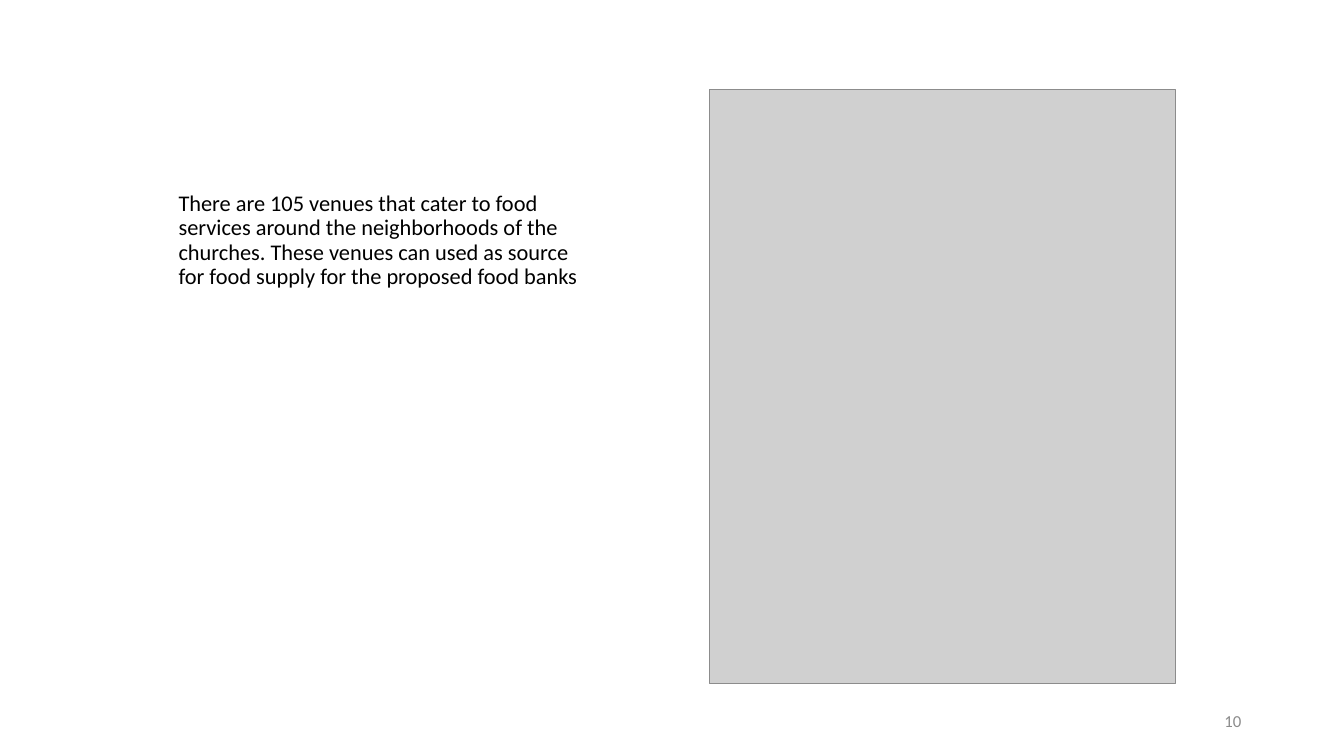
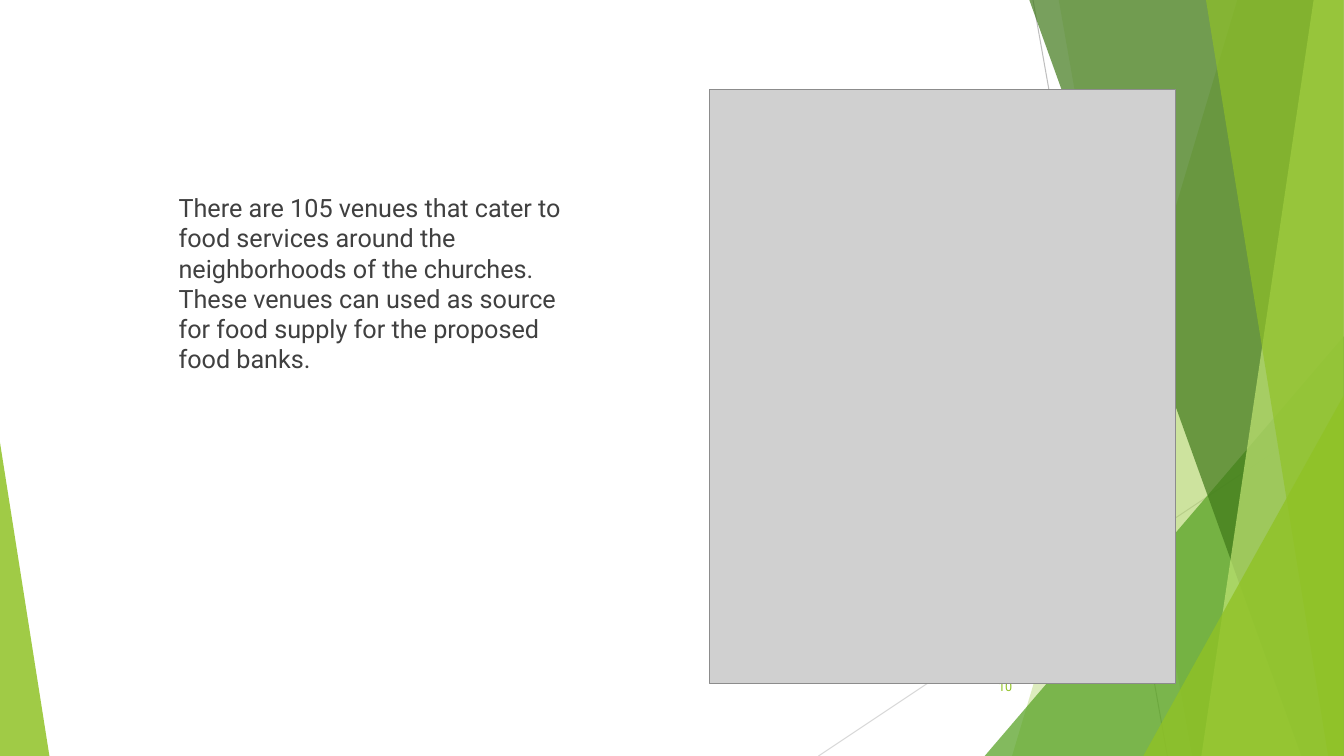
Before and after one commit to ussh0430/Applied-Data-Science-Capstone, a slide deck: slide 10 of Capstone Final Project Presentation.pptx. Drawn at 1344x756 pixels with LibreOffice and Linux fonts; fonts in the diff are those of the drawing; grey boxes stand for pictures. Boxes give left, top, right and bottom in pixels: in the first picture for what was removed or moved away, otherwise in the second. Text is boxed around its words. In the diff, an @@ line names an element or a change of style, - is before the commit and + after.

```diff
--- a/Capstone Final Project Presentation.pptx
+++ b/Capstone Final Project Presentation.pptx
@@ text at [179, 198, 560, 344]: text changed; size 16 to 18 pt; font Calibri to Roboto; text colour #000000 to #404040 @@
-There are 105 venues that cater to food services around the neighborhoods of the churches. These venues can used as source for food supply for the proposed food banks
+There are 105 venues that cater to food services around the neighborhoods of the churches. These venues can used as source for food supply for the proposed food banks.
@@ group added at [0, 0, 1344, 756]: 5 freeform shapes, 3 triangles, 2 lines @@
@@ page number: place and size @@
-page number at [1224, 716, 1241, 727]
+page number at [998, 683, 1012, 691]
@@ page number at [998, 683, 1012, 691]: size 12 to 9 pt, font Calibri to Roboto, text colour #8C8C8C to #90C226 @@
```
Also in this commit, not shown: 15 other slides changed, 1 other file.
